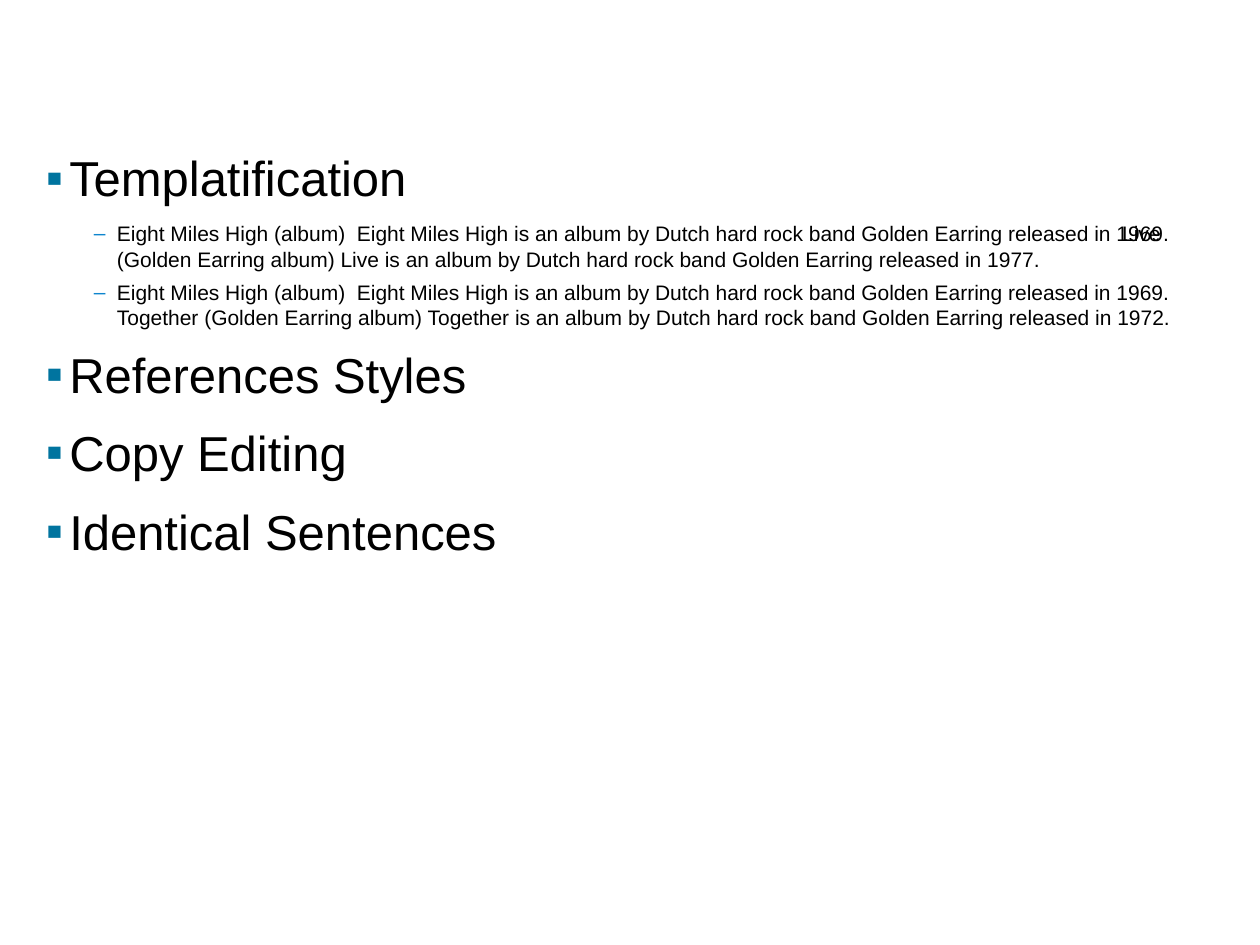
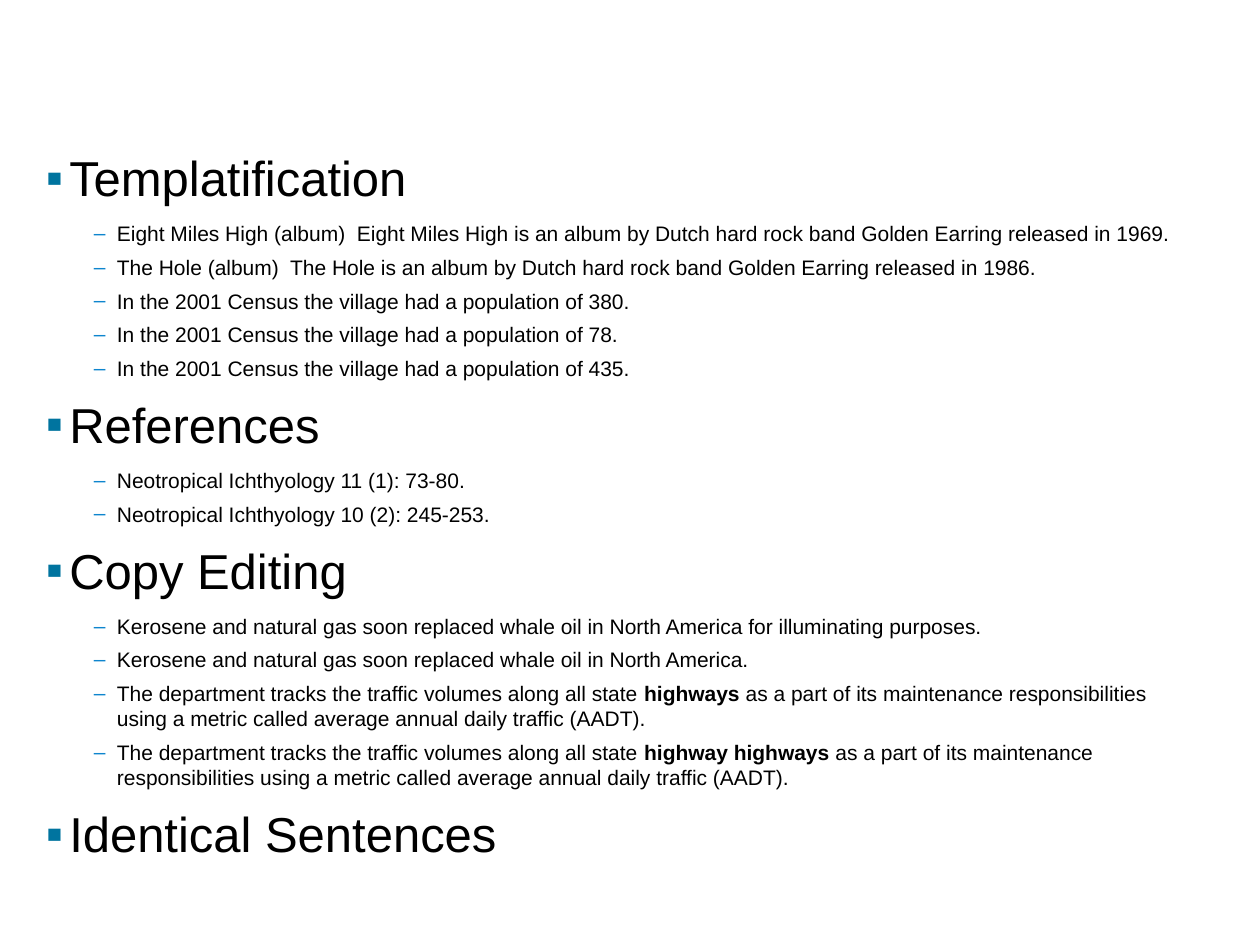
Before and after one commit to seweissman/wikiduper, a slide deck: slide 13 of presentation/NearDupDetectionWikipedia.pptx. Drawn at 1260x945 pixels with LibreOffice and Linux fonts; fonts in the diff are those of the drawing; background and template pictures are left out. Boxes give left, top, right and bottom in pixels: in the first picture for what was removed or moved away, otherwise in the second. Text is boxed around its words. In the diff, an @@ line names an element or a change of style, - is before the commit and + after.

```diff
--- a/presentation/NearDupDetectionWikipedia.pptx
+++ b/presentation/NearDupDetectionWikipedia.pptx
@@ text at (x1=69, y1=225, x2=1168, y2=526): text changed @@
-  – Eight Miles High (album) Eight Miles High is an album by Dutch hard rock band Golden Earring released in 1969. Live (Golden Earring album) Live is an album by Dutch hard rock band Golden Earring released in 1977.
-  – Eight Miles High (album) Eight Miles High is an album by Dutch hard rock band Golden Earring released in 1969. Together (Golden Earring album) Together is an album by Dutch hard rock band Golden Earring released in 1972.
-▪ References Styles
+  – Eight Miles High (album) Eight Miles High is an album by Dutch hard rock band Golden Earring released in 1969.
+  – The Hole (album) The Hole is an album by Dutch hard rock band Golden Earring released in 1986.
+  – In the 2001 Census the village had a population of 380.
+  – In the 2001 Census the village had a population of 78.
+  – In the 2001 Census the village had a population of 435.
+▪ References
+  – Neotropical Ichthyology 11 (1): 73-80.
+  – Neotropical Ichthyology 10 (2): 245-253.
@@ text at (x1=117, y1=618, x2=1146, y2=790): paragraphs added @@
+  – Kerosene and natural gas soon replaced whale oil in North America for illuminating purposes.
+  – Kerosene and natural gas soon replaced whale oil in North America.
+  – The department tracks the traffic volumes along all state highways as a part of its maintenance responsibilities using a metric called average annual daily traffic (AADT).
+  – The department tracks the traffic volumes along all state highway highways as a part of its maintenance responsibilities using a metric called average annual daily traffic (AADT).
```
Also in this commit, not shown: 1 other slide changed.
